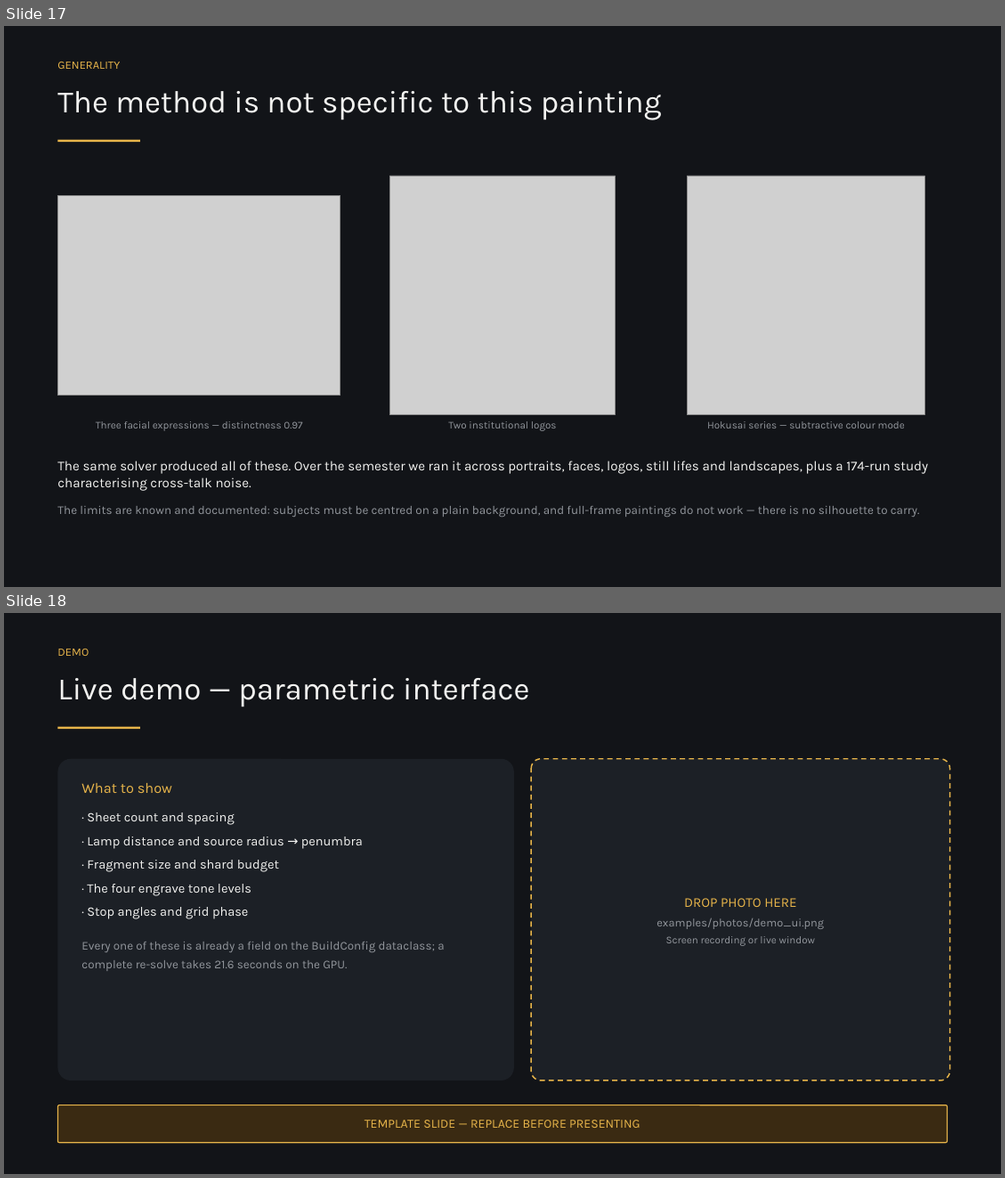
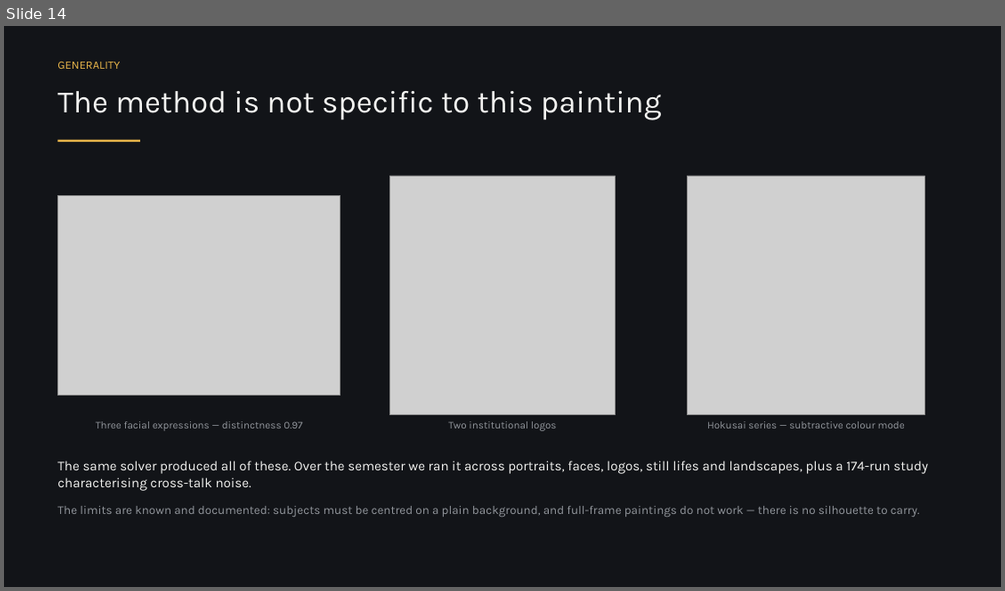
Before and after one commit to shathan18/school, a slide deck: MoP26_ShadowArt_final.pptx. Shown one above the other, each under a label of ours: slides 17 and 18 before the commit, slide 14 after it. The pictures are 1005x1178 and 1005x591 pixels, drawn with LibreOffice and Linux fonts; fonts in the diff are those of the drawing; grey boxes stand for pictures. Boxes give left, top, right and bottom in pixels: in the first picture for what was removed or moved away, otherwise in the second. Text is boxed around its words. In the diff, an @@ line names an element or a change of style, - is before the commit and + after.

```diff
--- a/MoP26_ShadowArt_final.pptx
+++ b/MoP26_ShadowArt_final.pptx
@@ slide 18 removed at box(4, 613, 1001, 1174), background #121418 @@
@@ text removed at box(57, 649, 89, 656) @@
-DEMO
@@ text removed at box(57, 678, 529, 707) @@
-Live demo — parametric interface
@@ rectangle removed at box(57, 727, 140, 729) @@
@@ rounded rectangle removed at box(57, 759, 514, 1080) @@
@@ rounded rectangle removed at box(531, 759, 950, 1080) @@
@@ text removed at box(81, 783, 444, 971) @@
-What to show
-· Sheet count and spacing
-· Lamp distance and source radius → penumbra
-· Fragment size and shard budget
-· The four engrave tone levels
-· Stop angles and grid phase
-Every one of these is already a field on the BuildConfig dataclass; a complete re-solve takes 21.6 seconds on the GPU.
@@ text removed at box(656, 898, 824, 946) @@
-DROP PHOTO HERE
-examples/photos/demo_ui.png
-Screen recording or live window
@@ rounded rectangle removed at box(57, 1105, 947, 1143) @@
@@ text removed at box(364, 1119, 640, 1127) @@
-TEMPLATE SLIDE — REPLACE BEFORE PRESENTING
@@ what was slide 17 is now slide 14 @@
```
Also in this commit, not shown: 7 slides changed, 5 slides added, 3 other slides removed, 1 other file.
